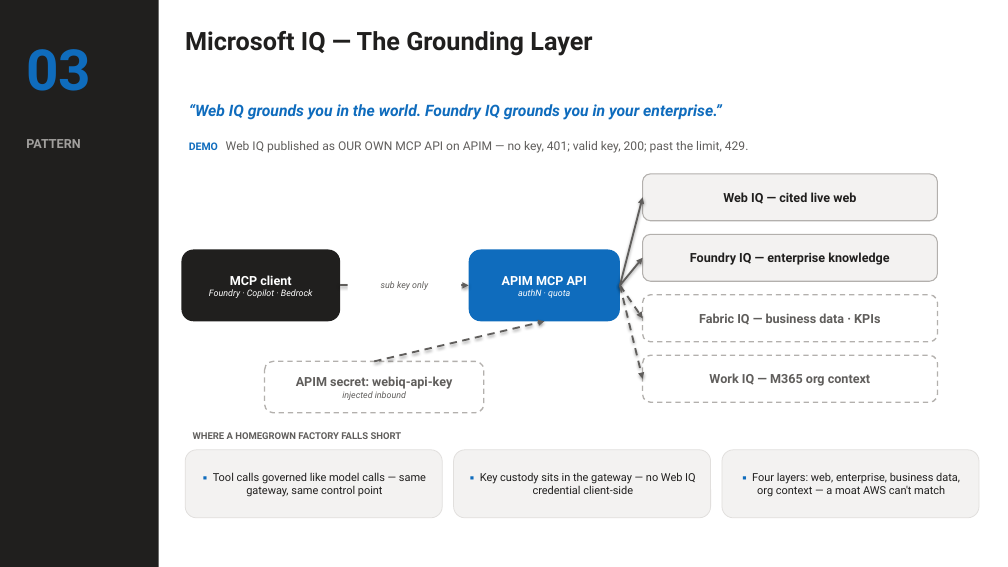
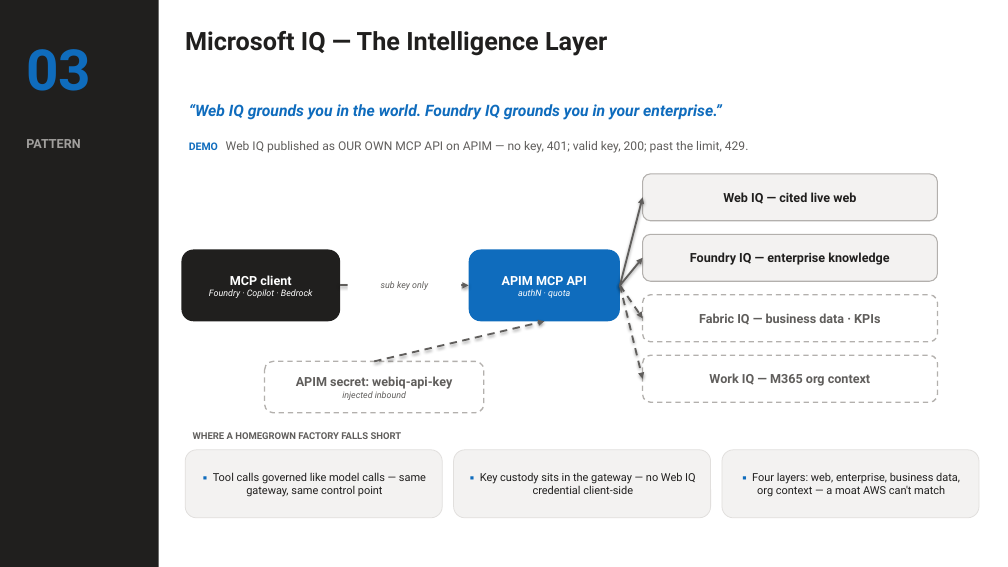
Before and after one commit to SridharArrabelly/foundry-pattern-library, a slide deck: slide 6 of foundry-patterns.pptx. Drawn at 1008x567 pixels with LibreOffice and Linux fonts; fonts in the diff are those of the drawing. Boxes give left, top, right and bottom in pixels: in the first picture for what was removed or moved away, otherwise in the second. Text is boxed around its words. In the diff, an @@ line names an element or a change of style, - is before the commit and + after.

```diff
--- a/foundry-patterns.pptx
+++ b/foundry-patterns.pptx
@@ text at (185, 31, 607, 56): text changed @@
-Microsoft IQ — The Grounding Layer
+Microsoft IQ — The Intelligence Layer
```
Also in this commit, not shown: 4 other files.
